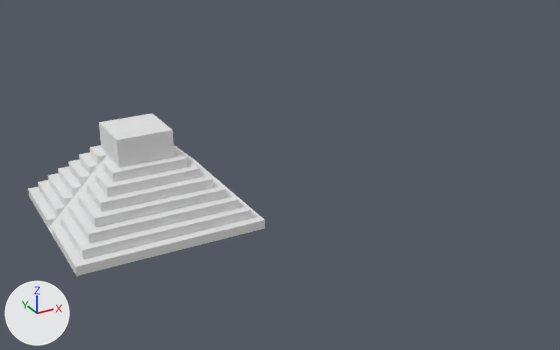
One commit to the Blender file Assets/Section 2 Box Modelling Assets/challenge_pyramid.blend: the scene before it, then after it.
One viewpoint serves both versions: a 50 mm camera at (-23.7, -74.5, 38.0) aimed at (18.1, 1.4, 0.0). The lights are fixed; the arrows at lower left show +X, +Y and +Z.

The scene before the commit, as lines of its bpy script (objects in view):
```python
me_plane = bpy.data.meshes.new('Plane')
me_plane.from_pydata(...)  # 204 vertices, 172 faces, 12 loose edges; spans x -1.0..1.0, y -1.0..1.0, z 0.0..10.0
ob_pyramid = bpy.data.objects.new('Pyramid', me_plane)
ob_pyramid.location = (0.0, 0.0, 0.0)
ob_pyramid.scale = (10.0, 10.0, 1.0)
```
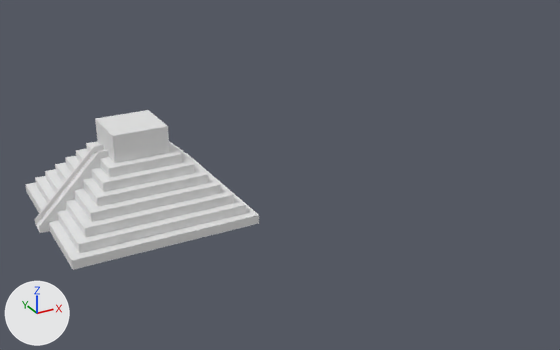
Commit message: array modifier with pyramid stairs

The edits, one by one:
me_plane is used by ob_pyramid; location (0.0, 0.0, 0.0); scale (10.0, 10.0, 1.0).
me_plane had 204 vertices, 172 faces, 12 loose edges and spanned x -1.0..1.0, y -1.0..1.0, z 0.0..10.0.
me_plane now has 464 vertices, 241 faces, 9 loose edges and spans x -1.1..5.9, y -1.0..1.0, z 0.0..10.0.
me_plane part 1: 44 vertices removed from x -1.0..1.0, y -0.4..0.4, z 0.0..10.0; 291 vertices added at x -1.1..-0.3, y -0.1..0.1, z 0.0..7.75.
Object 'Pyramid' (ob_pyramid) moves from (0.0, 0.0, 0.0) to (0.0, 1.33, 0.0).

Location of each change, [x1, y1, x2, y2] in pixels of the pictures (560 x 350 px):
'Pyramid', reshaped, moved
    before: [28, 113, 265, 276]
    after: [25, 110, 259, 270]
part 1 of me_plane, built on
    before: [90, 122, 228, 189]
    after: [35, 144, 109, 233]
